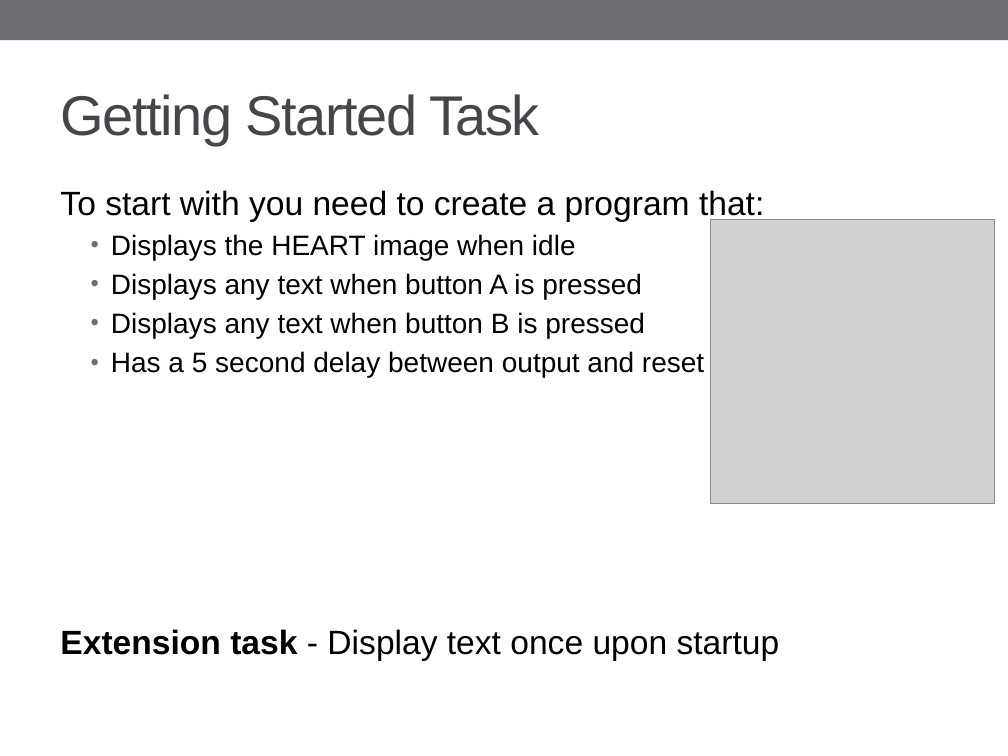
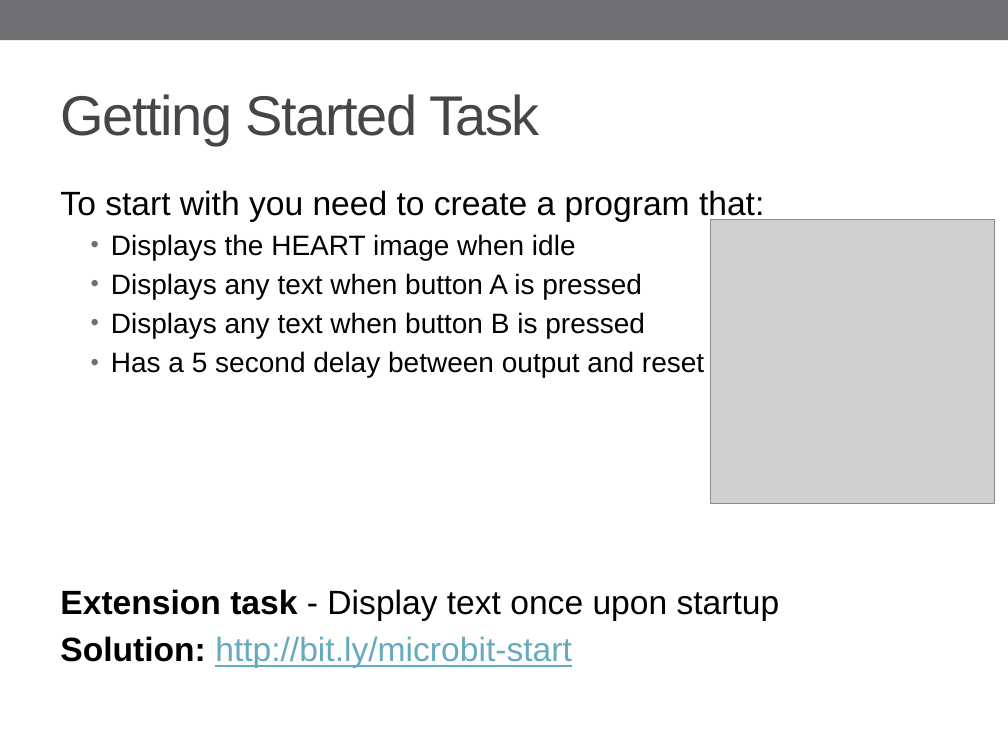
Before and after one commit to odiffey/microbit-lesson, a slide deck: slide 8 of BBC microbit lesson 1.pptx. Drawn at 1008x756 pixels with LibreOffice and Linux fonts; fonts in the diff are those of the drawing; grey boxes stand for pictures. Boxes give left, top, right and bottom in pixels: in the first picture for what was removed or moved away, otherwise in the second. Text is boxed around its words. In the diff, an @@ line names an element or a change of style, - is before the commit and + after.

```diff
--- a/BBC microbit lesson 1.pptx
+++ b/BBC microbit lesson 1.pptx
@@ text at (60,636,571,668): paragraph added @@
+Solution: http://bit.ly/microbit-start
```
Also in this commit, not shown: 3 other slides changed.
